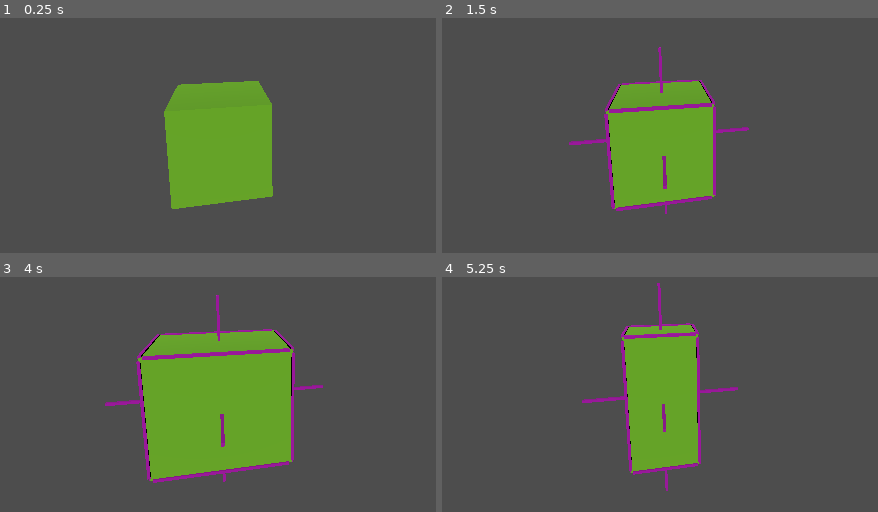
Above: before the commit, frames 1-4 (two rows, left to right).
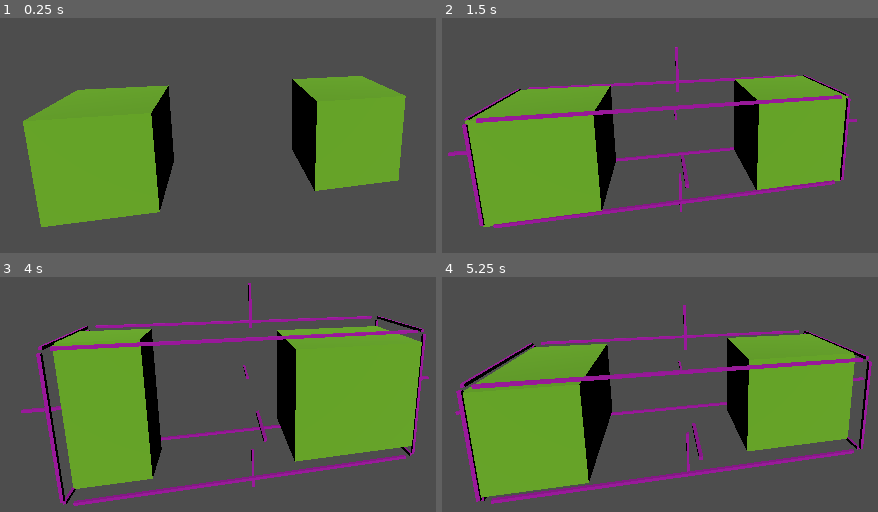
Above: after the commit, the same moments.

Repository: Emeraudia/LetsCraft
Game: Godot game, scene res://Main.tscn
The game is run twice, just before and just after one commit, with the same random seed, the same clock (stepped at 60 frames per second) and the same inputs.
Inputs (mouse positions are in pixels of both pictures, inside the frame that each line leads up to):
- Up to frame 1 (0.25 s): no input
- Up to frame 2 (1.5 s): tap Enter at 0.5 s; move the mouse to (outside the picture) at 0.52 s; hold B (B) 0.53-1.28 s; tap N (N) at 0.8, 1.35 s; tap Space (anchor) at 1.25 s; move the mouse to (559, 88) at 1.27 s
- Up to frame 3 (4 s): tap O (Plan) at 1.55 s; tap Enter at 2, 3.5 s; move the mouse to (outside the picture) at 2.02 s; hold O (Plan) 2.03-2.78 s; tap Space (anchor) at 2.3, 2.75, 2.85 s; move the mouse to (235, 415) at 2.77 s; click (235, 415) at 3.05 s; move the mouse to (outside the picture) at 3.52 s; press the mouse at (outside the picture) at 3.53 s; tap Up (resize) at 3.8 s
- Up to frame 4 (5.25 s): tap Space (anchor) at 4.25 s; move the mouse to (outside the picture) at 4.27 s; release the mouse at (outside the picture) at 4.28 s; tap Up (resize) at 4.35 s; tap B (B) at 4.55 s; move the mouse to (760, 326) at 5.02 s; hold B (B) from 5.03 s (still down)

The runs differ from the first frame. In frame 1, 40% of the frame differs, in the area x 5-94%, y 24-89%; in frame 2, 42%; in frame 3, 52%, in the area x 4-99%, y 2-98%; in frame 4, 45%.

Commit message:
new size & ancchor fonctionnel

Diff:
--- a/Piece.gd
+++ /dev/null
@@ -1,41 +0,0 @@
-extends Area3D
-signal clicked(node) #signal emit when you click on the object
-
-var enter = false
-var origin = position
-var newMaterial = StandardMaterial3D.new()
-# Called when the node enters the scene tree for the first time.
-#put green color by default to the mesh
-func _ready():
-	newMaterial.albedo_color = Color(0.42, 0.69, 0.13, 1.0)
-	$mesh.material_override = newMaterial
-
-
-
-# Called every frame. 'delta' is the elapsed time since the previous frame.
-func _process(_delta):
-	if(enter && Input.is_action_just_pressed("click_gauche")):
-		emit_signal("clicked",get_parent())
-
-func _on_mouse_entered():
-	enter = true
-
-
-func _on_mouse_exited():
-	enter = false
-
-#change the color of the mesh
-#@param a color
-func change_color(c):
-	newMaterial.albedo_color = c
-	$mesh.material_override = newMaterial
-
-#relocalise la piece a la positon p
-func setPos(p):
-	position.x = position.x+p[0]
-	position.y = position.y+p[1]
-	position.z = position.z+p[2]
-
-
-func getPosPlan():
-	return [position.x,position.y]
--- a/Pieces.tscn
+++ /dev/null
@@ -1,25 +0,0 @@
-[gd_scene load_steps=5 format=3 uid="uid://bgal4jftyq5k1"]
-
-[ext_resource type="Script" path="res://Piece.gd" id="1_i45wf"]
-
-[sub_resource type="BoxShape3D" id="BoxShape3D_1nxkx"]
-
-[sub_resource type="BoxMesh" id="BoxMesh_hg6fc"]
-
-[sub_resource type="StandardMaterial3D" id="StandardMaterial3D_ja0s1"]
-
-[node name="piece" type="Node3D"]
-
-[node name="Area3D" type="Area3D" parent="."]
-script = ExtResource("1_i45wf")
-
-[node name="CollisionShape3D" type="CollisionShape3D" parent="Area3D"]
-shape = SubResource("BoxShape3D_1nxkx")
-
-[node name="mesh" type="MeshInstance3D" parent="Area3D"]
-mesh = SubResource("BoxMesh_hg6fc")
-skeleton = NodePath("")
-surface_material_override/0 = SubResource("StandardMaterial3D_ja0s1")
-
-[connection signal="mouse_entered" from="Area3D" to="Area3D" method="_on_mouse_entered"]
-[connection signal="mouse_exited" from="Area3D" to="Area3D" method="_on_mouse_exited"]
--- a/create_bloc/piece.gd
+++ b/create_bloc/piece.gd
@@ -8,21 +8,23 @@
 # Called when the node enters the scene tree for the first time.
 func _ready():
 	newMaterial.albedo_color = Color(0.42, 0.69, 0.13, 1.0)
-	$ObjetListe/Obj/Mesh.material_override = newMaterial
+	for obj in $ObjetListe.get_children() :
+		obj.get_child(0).material_override = newMaterial
 
 
 # Called every frame. 'delta' is the elapsed time since the previous frame.
 func _process(delta):
 	if(Input.is_action_just_pressed("anchor")):
-		anchor_modif($ObjetListe.scale)
-		antene_modif($ObjetListe.scale)
+		var sp = get_pos_size()
+		anchor_modif(sp[0],sp[1])
+		antene_modif(sp[0],sp[1])
 	if(Input.is_action_just_pressed("resize")):
 		resize()
 
 	if(enter && Input.is_action_just_pressed("click_gauche")):
 		emit_signal("clicked",self)
 
-func anchor_modif(piece_size):
+func anchor_modif(piece_size,pos):
 	for decay in $AnchorListe.get_children():
 		decay.queue_free()
 
@@ -35,22 +37,22 @@
 		for j in [-1 , 1] :
 			#4 arrete axe horizontal
 			var child = anchor.instantiate()
-			child.position = Vector3(i*x/2,0,j*z/2)
+			child.position = Vector3(pos.x+i*x/2,pos.y,pos.z+j*z/2)
 			child.change_scale(Vector3(0,y*0.95,0))
 			$AnchorListe.add_child(child)
 			#4 arrete axe vertical
 			child = anchor.instantiate()
-			child.position = Vector3(i*x/2,j*y/2,0)
+			child.position = Vector3(pos.x+i*x/2,pos.y+j*y/2,pos.z)
 			child.change_scale(Vector3(0,0,z*0.95))
 			$AnchorListe.add_child(child)
 			#4 arrete axe circulaire
 			child = anchor.instantiate()
-			child.position = Vector3(0,i*y/2,j*z/2)
+			child.position = Vector3(pos.x,pos.y+i*y/2,pos.z+j*z/2)
 			child.change_scale(Vector3(x*0.95,0,0))
 			$AnchorListe.add_child(child)
 
 
-func antene_modif(piece_size):
+func antene_modif(piece_size,pos):
 	for decay in $AnteneListe.get_children():
 		decay.queue_free()
 
@@ -64,26 +66,58 @@
 	for i in [-1 , 1] :
 
 		var child = antene.instantiate()
-		child.position = Vector3(i*(x/2+size/2)+0.01,0,0)
+		child.position = Vector3(pos.x+i*(x/2+size/2)+0.01,pos.y+0,pos.z+0)
 		child.change_scale(Vector3(size,0,0))
 		$AnchorListe.add_child(child)
 
 		child = antene.instantiate()
-		child.position = Vector3(0,i*(y/2+size/2)+0.01,0)
+		child.position = Vector3(pos.x+0,pos.y+i*(y/2+size/2)+0.01,pos.z+0)
 		child.change_scale(Vector3(0,size,0))
 		$AnchorListe.add_child(child)
 
 		child = antene.instantiate()
-		child.position = Vector3(0,0,i*(z/2+size/2)+0.01)
+		child.position = Vector3(pos.x+0,pos.y+0,pos.z+i*(z/2+size/2)+0.01)
 		child.change_scale(Vector3(0,0,size))
 		$AnchorListe.add_child(child)
 
 func resize():
-	$ObjetListe.scale = Vector3(randf_range(0.5,1.5),randf_range(0.5,1.5),randf_range(0.5,1.5))
-	anchor_modif($ObjetListe.scale)
-	antene_modif($ObjetListe.scale)
+	var size
+	var pos
+	for obj in $ObjetListe.get_children() :
+		size = Vector3(randf_range(0.5,1.5),randf_range(0.5,1.5),randf_range(0.5,1.5))
+		obj.get_child(0).get_mesh().set_size(size)
+		obj.get_child(1).get_shape().set_size(size)
+
+	var val = get_pos_size()
+	size = val[0]
+	pos = val[1]
+	anchor_modif(size,pos)
+	antene_modif(size,pos)
 
 
+func get_pos_size():
+	var min = Vector3(0,0,0)
+	var max = Vector3(0,0,0)
+	var size
+	for obj in $ObjetListe.get_children() :
+		size = obj.get_child(0).get_mesh().get_size()
+
+		min.x = min(obj.position.x-size.x/2, min.x)
+		min.y = min(obj.position.y-size.y/2, min.y)
+		min.z = min(obj.position.z-size.z/2, min.z)
+
+		max.x = max(obj.position.x+size.x/2, max.x)
+		max.y = max(obj.position.y+size.y/2, max.y)
+		max.z = max(obj.position.z+size.z/2, max.z)
+
+
+	size = Vector3(max.x-min.x,max.y-min.y,max.z-min.z)
+	var pos = Vector3((min.x+max.x)/2,(min.y+max.y)/2,(min.z+max.z)/2)
+
+	return [size,pos]
+
+func get_size():
+	pass
 
 func _on_mouse_entered():
 	enter = true
@@ -97,7 +131,8 @@
 #@param a color
 func change_color(c):
 	newMaterial.albedo_color = c
-	$ObjetListe/Obj/Mesh.material_override = newMaterial
+	for mesh in $ObjetListe.get_children() :
+		mesh.get_child(0).material_override = newMaterial
 
 #relocalise la piece a la positon p
 func setPos(p):
--- a/create_bloc/piece.tscn
+++ b/create_bloc/piece.tscn
@@ -6,12 +6,17 @@
 
 [sub_resource type="BoxShape3D" id="BoxShape3D_sdxyn"]
 
+[sub_resource type="BoxMesh" id="BoxMesh_n4x7w"]
+
+[sub_resource type="BoxShape3D" id="BoxShape3D_62onc"]
+
 [node name="Piece" type="Node3D"]
 script = ExtResource("1_t8w5o")
 
 [node name="ObjetListe" type="Node3D" parent="."]
 
 [node name="Obj" type="Area3D" parent="ObjetListe"]
+transform = Transform3D(1, 0, 0, 0, 1, 0, 0, 0, 1, 1.46056, 0, 0)
 
 [node name="Mesh" type="MeshInstance3D" parent="ObjetListe/Obj"]
 mesh = SubResource("BoxMesh_61k4y")
@@ -20,9 +25,21 @@
 [node name="CollisionShape3D" type="CollisionShape3D" parent="ObjetListe/Obj"]
 shape = SubResource("BoxShape3D_sdxyn")
 
+[node name="Obj2" type="Area3D" parent="ObjetListe"]
+transform = Transform3D(1, 0, 0, 0, 1, 0, 0, 0, 1, -1.10652, 0, 0.0182344)
+
+[node name="Mesh" type="MeshInstance3D" parent="ObjetListe/Obj2"]
+mesh = SubResource("BoxMesh_n4x7w")
+skeleton = NodePath("")
+
+[node name="CollisionShape3D" type="CollisionShape3D" parent="ObjetListe/Obj2"]
+shape = SubResource("BoxShape3D_62onc")
+
 [node name="AnchorListe" type="Node3D" parent="."]
 
 [node name="AnteneListe" type="Node3D" parent="."]
 
 [connection signal="mouse_entered" from="ObjetListe/Obj" to="." method="_on_mouse_entered"]
 [connection signal="mouse_exited" from="ObjetListe/Obj" to="." method="_on_mouse_exited"]
+[connection signal="mouse_entered" from="ObjetListe/Obj2" to="." method="_on_mouse_entered"]
+[connection signal="mouse_exited" from="ObjetListe/Obj2" to="." method="_on_mouse_exited"]
Not shown: 1 places in create_bloc/piece.tscn that only renumber resources
